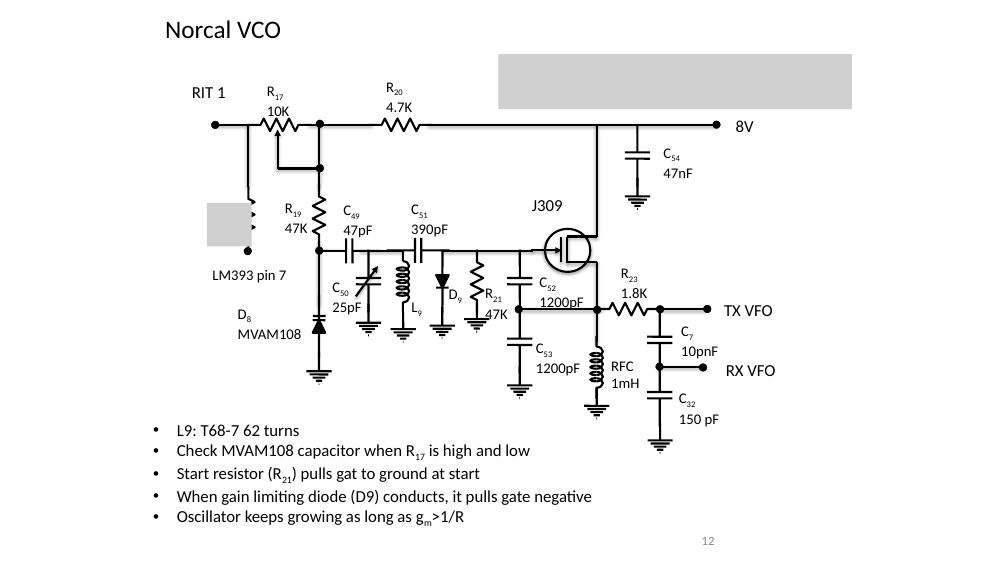
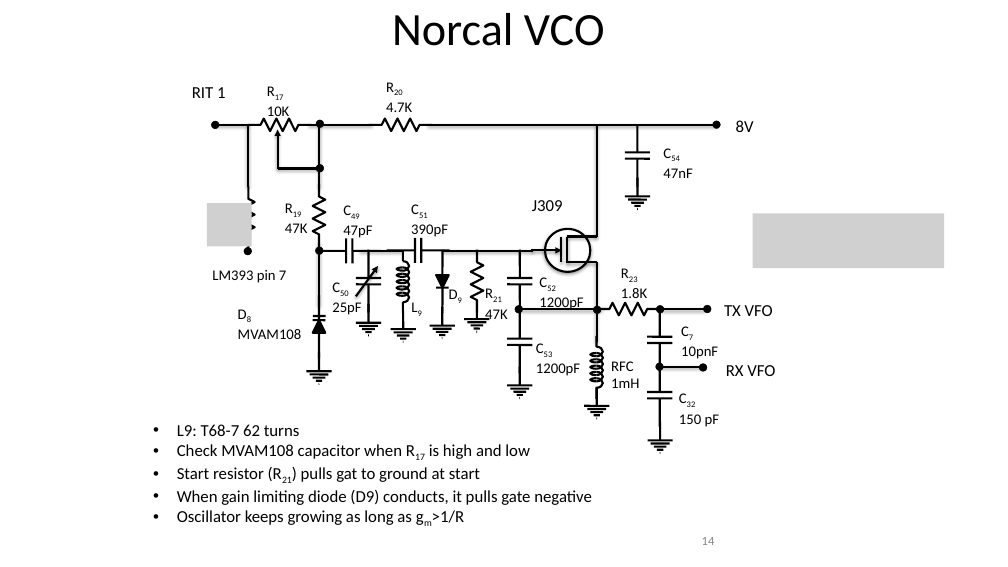
Before and after one commit to jlmucb/class_notes, a slide deck: slide 14 of science/EoRNotes.pptx (slide 12 before the commit). Drawn at 1008x567 pixels with LibreOffice and Linux fonts; fonts in the diff are those of the drawing; grey boxes stand for pictures. Boxes give left, top, right and bottom in pixels: in the first picture for what was removed or moved away, otherwise in the second. Text is boxed around its words. In the diff, an @@ line names an element or a change of style, - is before the commit and + after.

```diff
--- a/science/EoRNotes.pptx
+++ b/science/EoRNotes.pptx
@@ text "Norcal VCO": place and size @@
-text "Norcal VCO" at <box>165,20,281,38</box>
+text "Norcal VCO" at <box>392,13,605,46</box>
@@ text "Norcal VCO" at <box>392,13,605,46</box>: size 24 to 44 pt; alignment left to centre @@
@@ picture removed at <box>498,54,852,110</box> @@
@@ picture added at <box>753,213,944,268</box> @@
@@ page number at <box>702,537,715,545</box>: text changed @@
-12
+14
```
Also in this commit, not shown: 28 other slides changed, 2 slides added, 1 other file.
